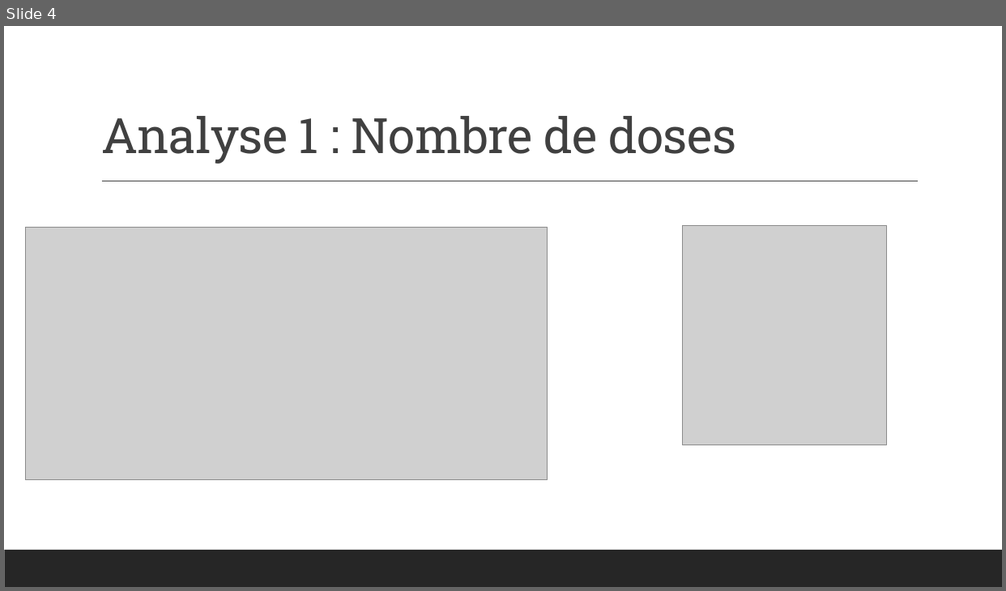
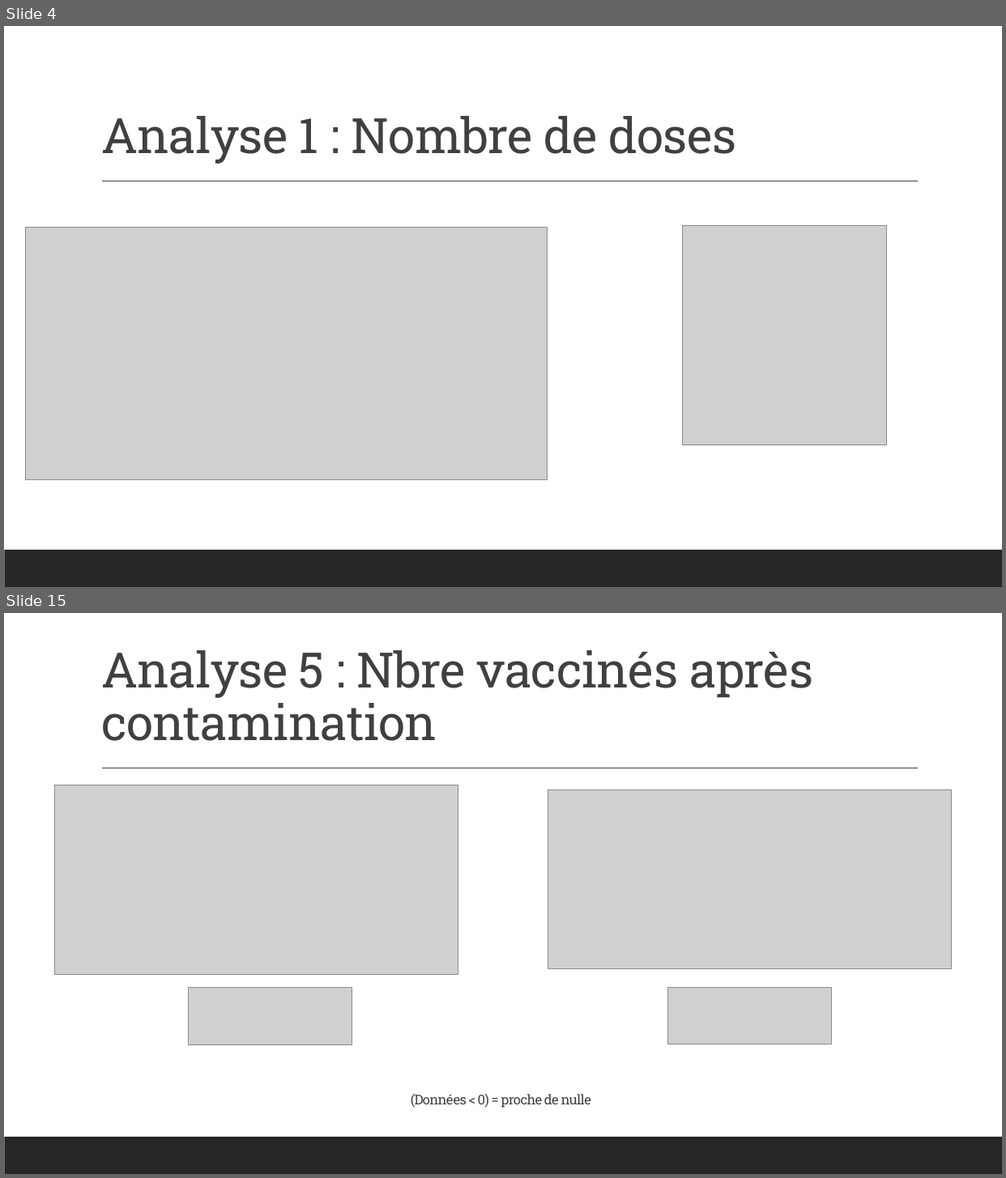
Before and after one commit to dorayy/projet-r, a slide deck: Stats.pptx. Shown one above the other, each under a label of ours: slide 4 before the commit, slides 4 and 15 after it; the slides between them are not shown. The pictures are 1006x591 and 1006x1178 pixels, drawn with LibreOffice and Linux fonts; fonts in the diff are those of the drawing; grey boxes stand for pictures. Boxes give left, top, right and bottom in pixels: in the first picture for what was removed or moved away, otherwise in the second. Text is boxed around its words. In the diff, an @@ line names an element or a change of style, - is before the commit and + after.

Commit message:
2nd analyse and diapo

```diff
--- a/Stats.pptx
+++ b/Stats.pptx
@@ slide 15 added at (4, 613, 1002, 1174), background #FFFFFF; not listed: 2 template elements that a slide beside it also shows @@
@@ title added at (101, 650, 814, 741), 47 pt, text #404040 @@
+Analyse 5 : Nbre vaccinés après contamination
@@ picture added at (55, 786, 458, 974) @@
@@ picture added at (548, 790, 952, 969) @@
@@ picture added at (189, 988, 352, 1046) @@
@@ picture added at (668, 988, 831, 1045) @@
@@ text added at (411, 1094, 591, 1108), 12.9 pt, text #404040 @@
+(Données < 0) = proche de nulle
```
Also in this commit, not shown: 9 slides changed, 4 other slides added, 2 slides removed, 1 other file.
